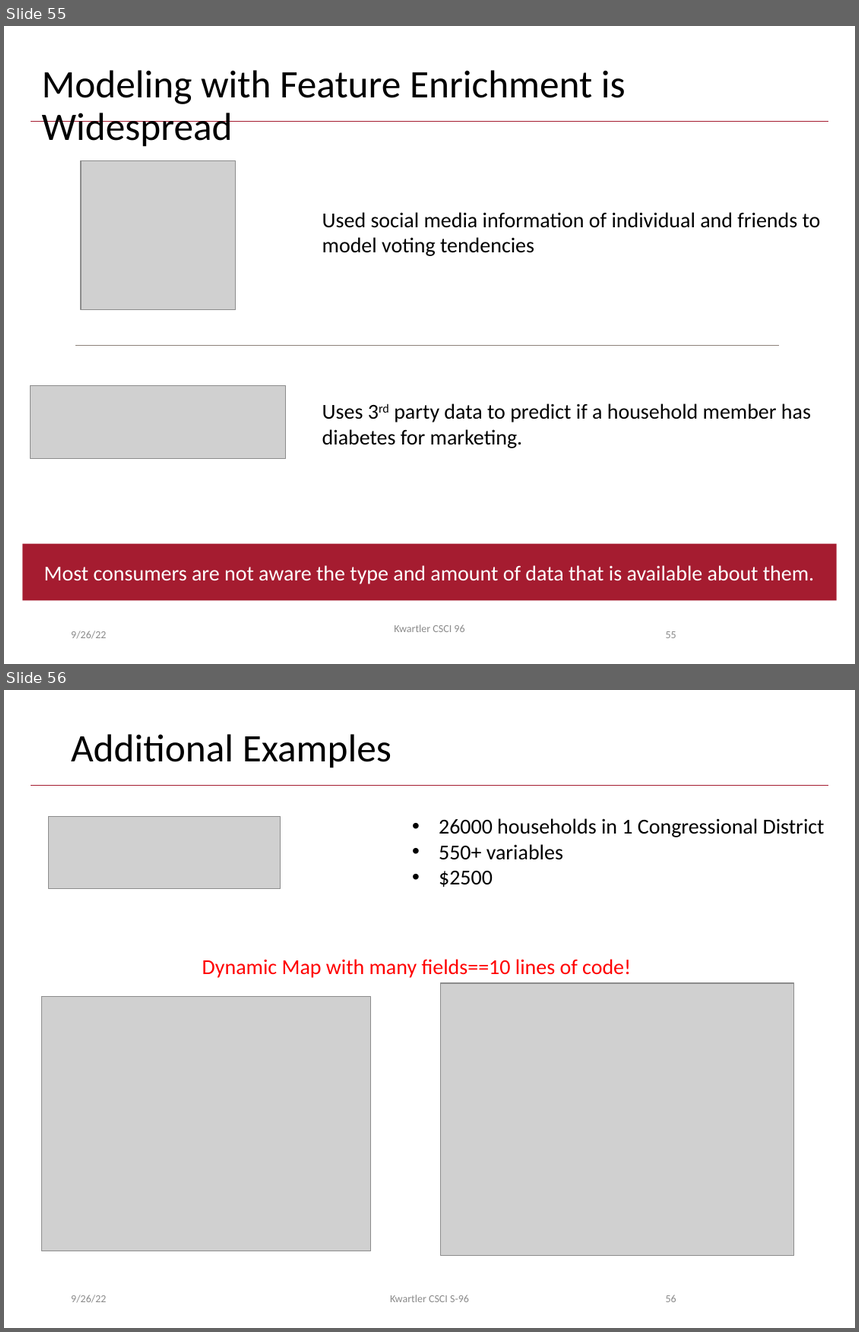
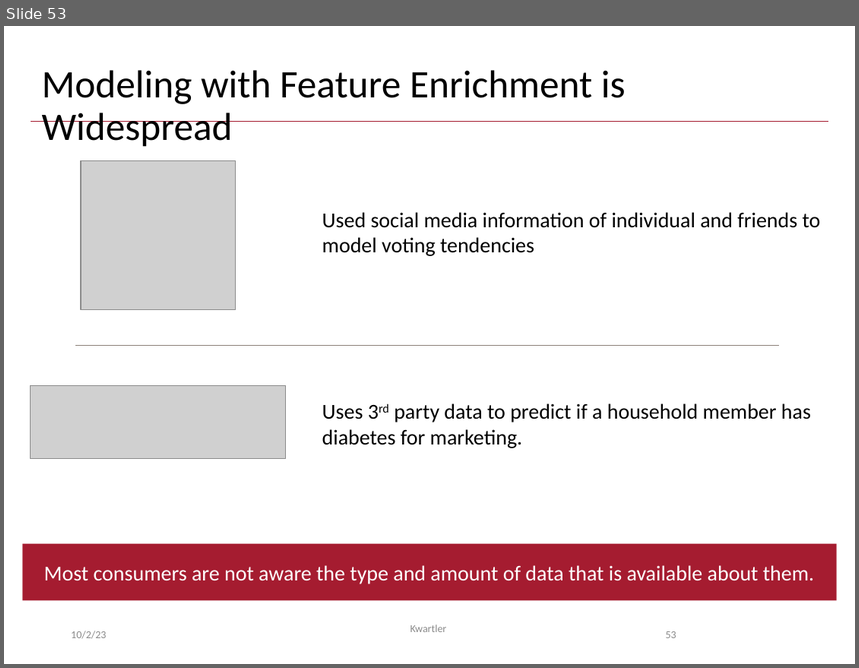
Before and after one commit to kwartler/Harvard_DataMining_Business_Student, a slide deck: Lessons/D_DM_Workflow/A_DM_Workflow_Preprocessing.pptx. Shown one above the other, each under a label of ours: slides 55 and 56 before the commit, slide 53 after it. The pictures are 859x1332 and 859x668 pixels, drawn with LibreOffice and Linux fonts; fonts in the diff are those of the drawing; grey boxes stand for pictures; background and template pictures are left out. Boxes give left, top, right and bottom in pixels: in the first picture for what was removed or moved away, otherwise in the second. Text is boxed around its words. In the diff, an @@ line names an element or a change of style, - is before the commit and + after.

```diff
--- a/Lessons/D_DM_Workflow/A_DM_Workflow_Preprocessing.pptx
+++ b/Lessons/D_DM_Workflow/A_DM_Workflow_Preprocessing.pptx
@@ slide 56 removed at [4, 690, 855, 1328], background #FFFFFF; not listed: 1 template element that a slide beside it also shows @@
@@ title removed at [71, 734, 392, 768] @@
-Additional Examples
@@ picture removed at [48, 817, 280, 888] @@
@@ text removed at [439, 818, 825, 887] @@
-• 26000 households in 1 Congressional District
-• 550+ variables
-• $2500
@@ text removed at [202, 959, 631, 978] @@
-Dynamic Map with many fields==10 lines of code!
@@ picture removed at [441, 983, 794, 1256] @@
@@ picture removed at [41, 997, 371, 1252] @@
@@ text removed at [71, 1295, 106, 1303] @@
-9/26/22
@@ text removed at [390, 1295, 469, 1303] @@
-Kwartler CSCI S-96
@@ page number removed at [666, 1295, 677, 1303] @@
-56
@@ what was slide 55 is now slide 53 @@
@@ slide 53 changed as well @@
@@ text at [71, 631, 106, 639]: text changed @@
-9/26/22
+10/2/23
@@ text at [411, 625, 447, 632]: text changed @@
-Kwartler CSCI 96
+Kwartler
@@ page number at [666, 632, 677, 639]: text changed @@
-55
+53
```
Also in this commit, not shown: 57 other slides changed, 4 other slides removed, 6 other files.
